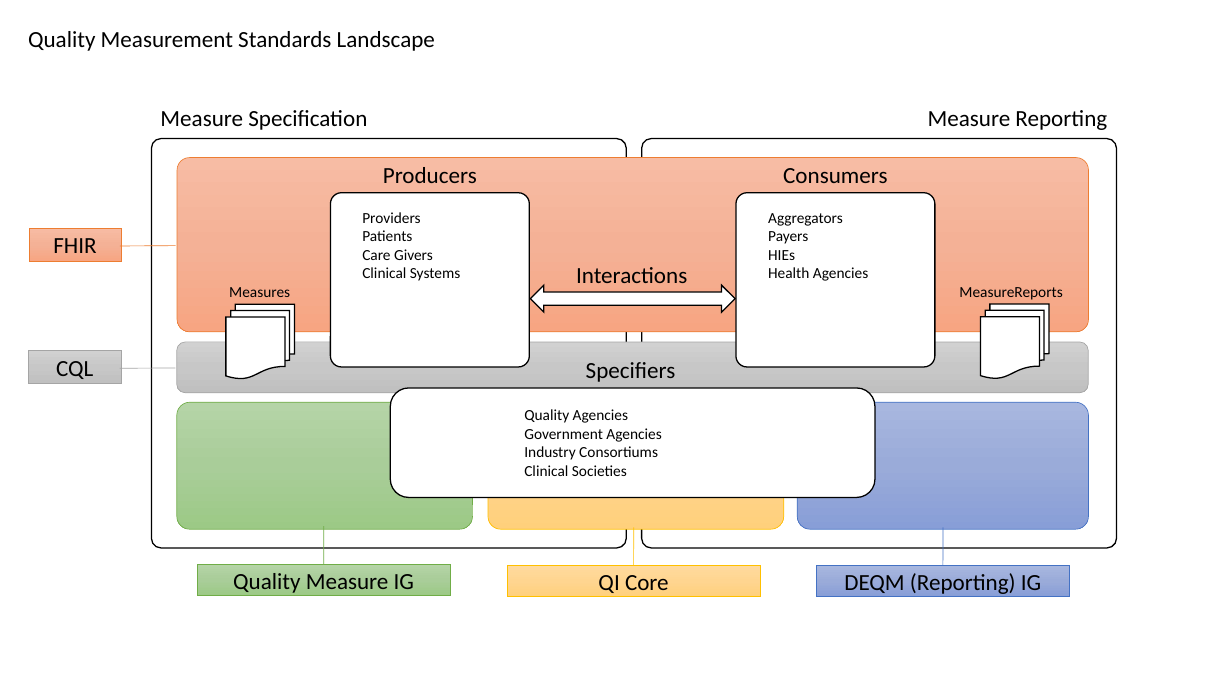
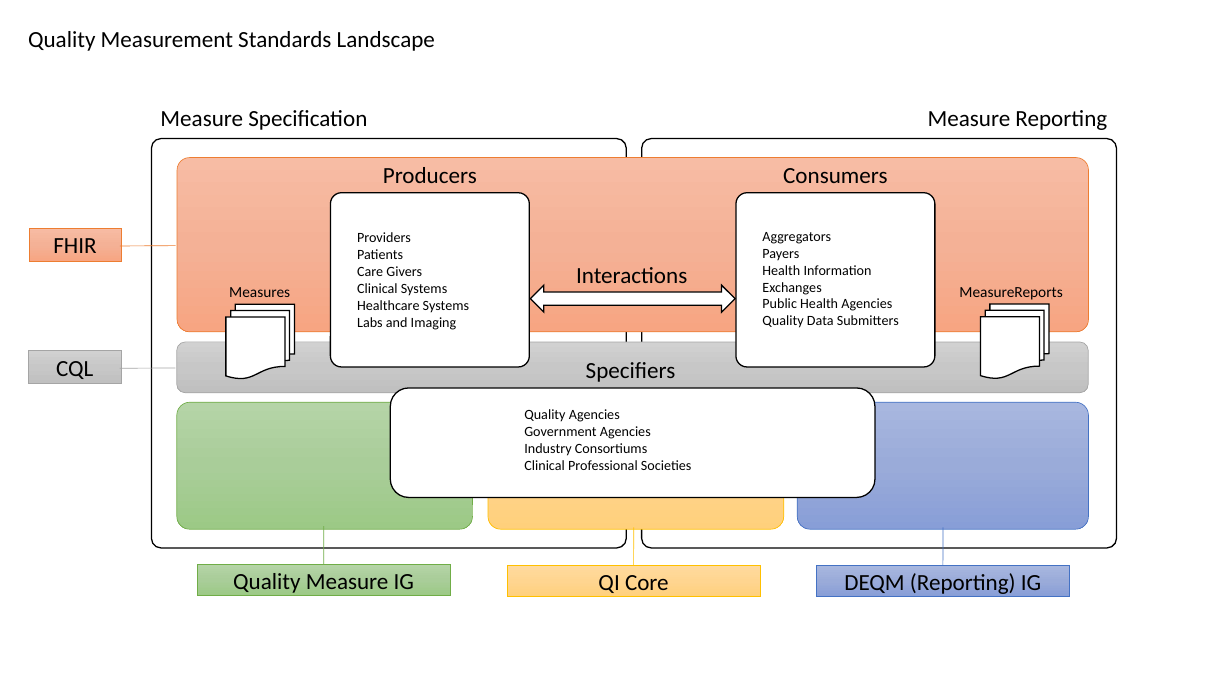
Before and after one commit to HL7/cqf-measures, a slide deck: slide 2 of diagrams/FHIR Measure IG Diagram.pptx. Drawn at 1232x693 pixels with LibreOffice and Linux fonts; fonts in the diff are those of the drawing. Boxes give left, top, right and bottom in pixels: in the first picture for what was removed or moved away, otherwise in the second. Text is boxed around its words. In the diff, an @@ line names an element or a change of style, - is before the commit and + after.

```diff
--- a/diagrams/FHIR Measure IG Diagram.pptx
+++ b/diagrams/FHIR Measure IG Diagram.pptx
@@ text "Providers": place and size @@
-text "Providers" at (362, 212, 460, 281)
+text "Providers" at (357, 232, 469, 330)
@@ text at (357, 232, 447, 296): size 12 to 11 pt in "Providers", "Patients", "Care Givers", "Clinical Systems" @@
@@ text "Aggregators": place and size @@
-text "Aggregators" at (768, 213, 868, 281)
+text "Aggregators" at (762, 232, 899, 328)
@@ text at (762, 232, 831, 261): size 12 to 11 pt in "Aggregators", "Payers" @@
@@ text at (762, 265, 899, 328): text changed; size 12 to 11 pt @@
-HIEs
-Health Agencies
+Health Information Exchanges
+Public Health Agencies
+Quality Data Submitters
@@ text at (357, 300, 469, 330): paragraphs added @@
+Healthcare Systems
+Labs and Imaging
@@ text at (524, 409, 651, 456): size 12 to 11 pt in "Quality Agencies", "Government Agencies", "Industry Consortiums" @@
@@ text at (524, 460, 692, 470): text changed; size 12 to 11 pt @@
-Clinical Societies
+Clinical Professional Societies
```
Also in this commit, not shown: 2 other files.
